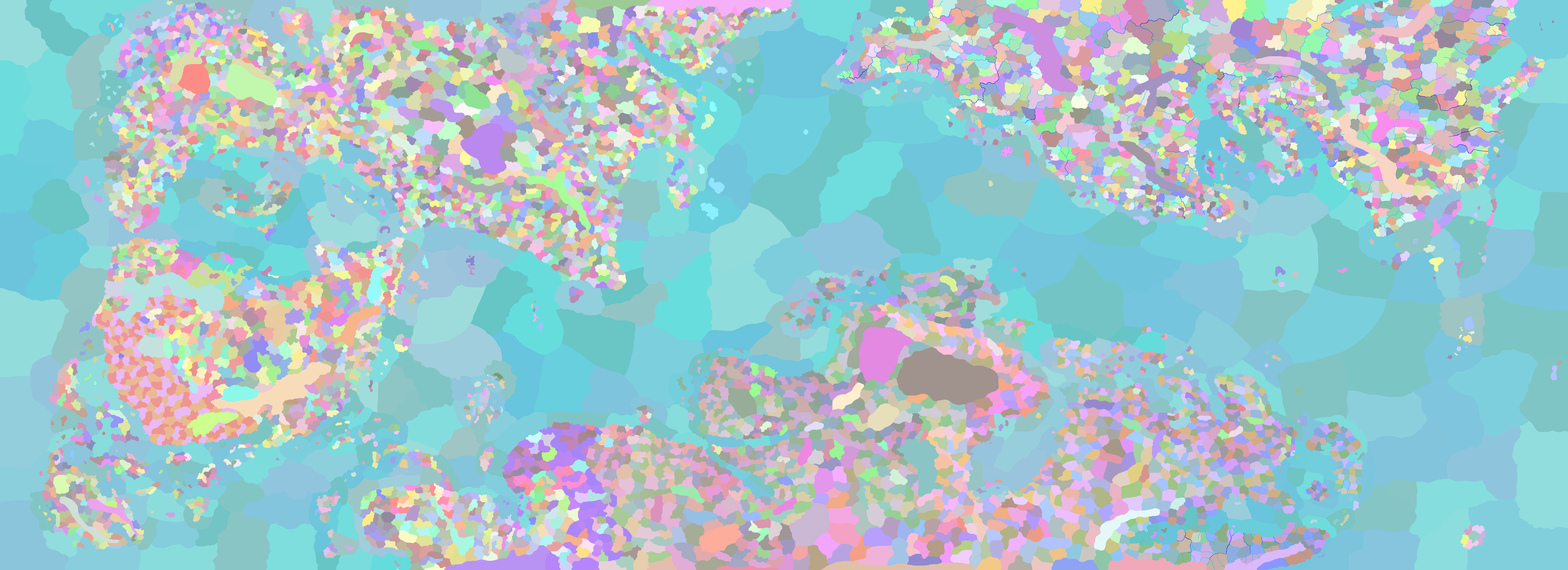
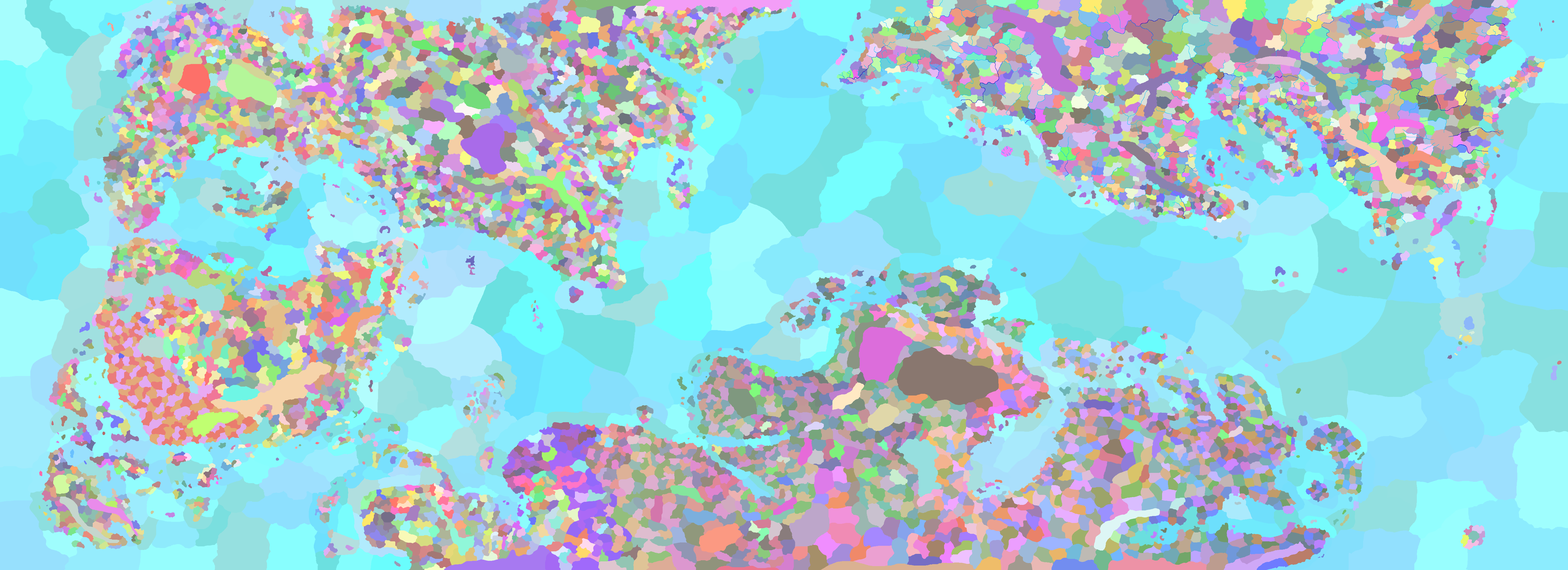
Comparing the layer stacks of the two w=1568, h=570 images. Changes:
painted on "River" over [1174, 102, 1362, 570]
hid "heightmap", opacity 25% → 0%, painted on it over [0, 0, 1568, 570]
"nationbordersformindman.png": opacity 63% → 59% over [0, 0, 1568, 570]
